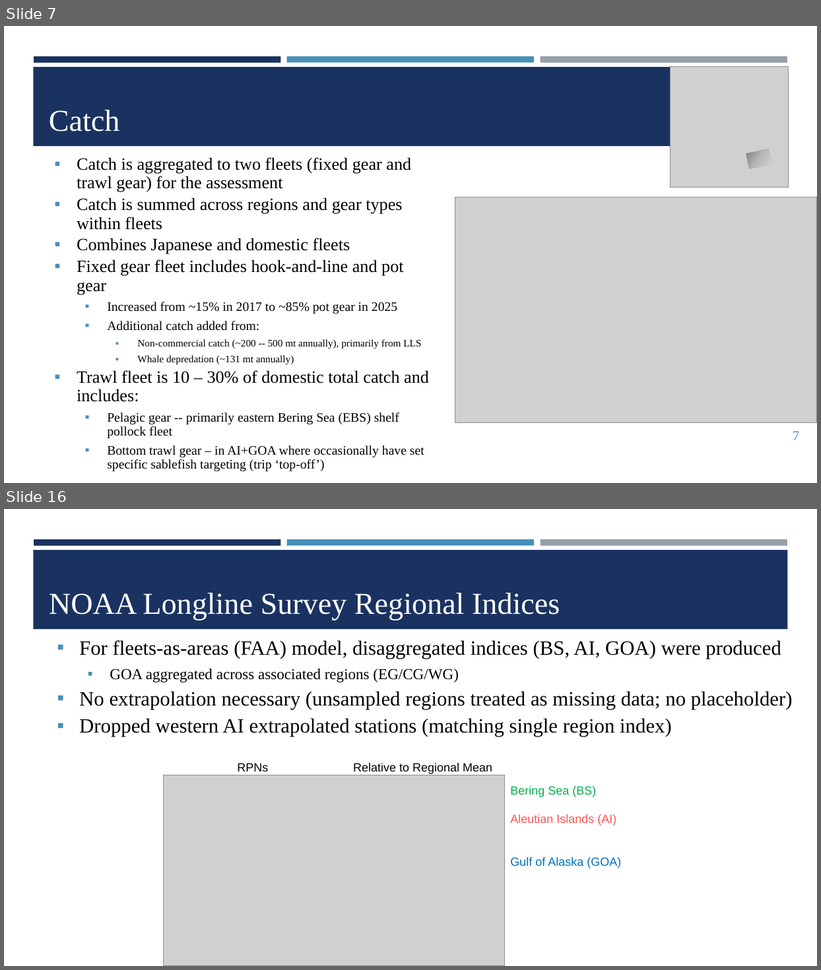
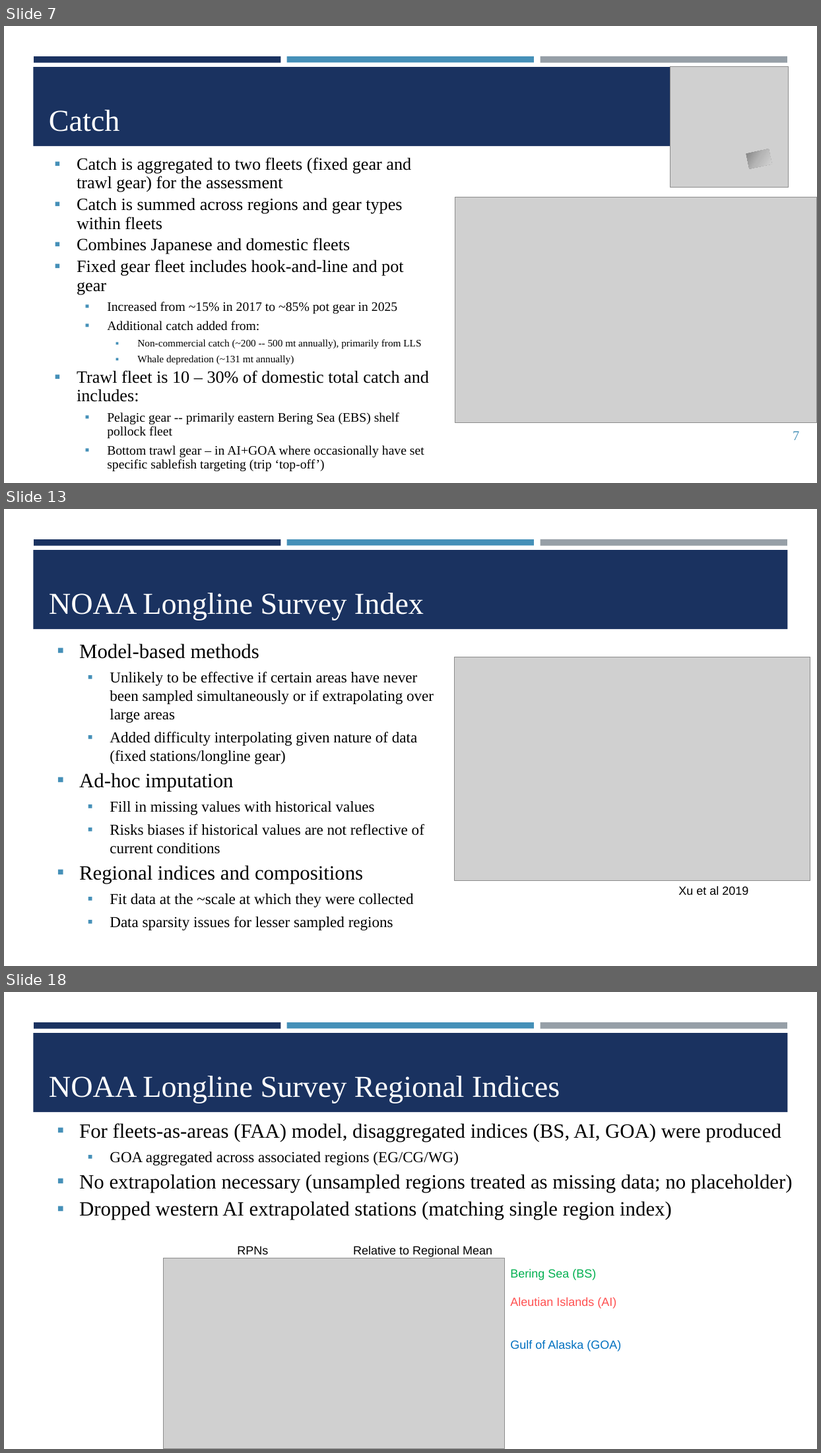
Before and after one commit to dgoethel-noaa/2026_Sablefish_CIE, a slide deck: Presentations/6. Sablefish CIE_Data_Assessment.pptx. Shown one above the other, each under a label of ours: slides 7 and 16 before the commit, slides 7, 13 and 18 after it; the slides between them are not shown. The pictures are 821x970 and 821x1453 pixels, drawn with LibreOffice and Linux fonts; fonts in the diff are those of the drawing; grey boxes stand for pictures; background and template pictures are left out. Boxes give left, top, right and bottom in pixels: in the first picture for what was removed or moved away, otherwise in the second. Text is boxed around its words. In the diff, an @@ line names an element or a change of style, - is before the commit and + after.

```diff
--- a/Presentations/6. Sablefish CIE_Data_Assessment.pptx
+++ b/Presentations/6. Sablefish CIE_Data_Assessment.pptx
@@ slide 13 added at bbox=[4, 509, 817, 966], background #FFFFFF; not listed: 4 template elements that a slide beside it also shows @@
@@ title added at bbox=[49, 593, 424, 620], 36 pt, text #FFFFFF @@
+NOAA Longline Survey Index
@@ text added at bbox=[79, 644, 434, 931], 18 pt, text #000000 @@
+▪ Model-based methods
+  ▪ Unlikely to be effective if certain areas have never been sampled simultaneously or if extrapolating over large areas
+  ▪ Added difficulty interpolating given nature of data (fixed stations/longline gear)
+▪ Ad-hoc imputation
+  ▪ Fill in missing values with historical values
+  ▪ Risks biases if historical values are not reflective of current conditions
+▪ Regional indices and compositions
+  ▪ Fit data at the ~scale at which they were collected
+  ▪ Data sparsity issues for lesser sampled regions
@@ picture added at bbox=[455, 657, 811, 881] @@
@@ text added at bbox=[679, 887, 748, 895], 14 pt, text #000000 @@
+Xu et al 2019
@@ what was slide 16 is now slide 18 @@
```
Also in this commit, not shown: 12 slides changed, 1 other slide added, 2 other files.
